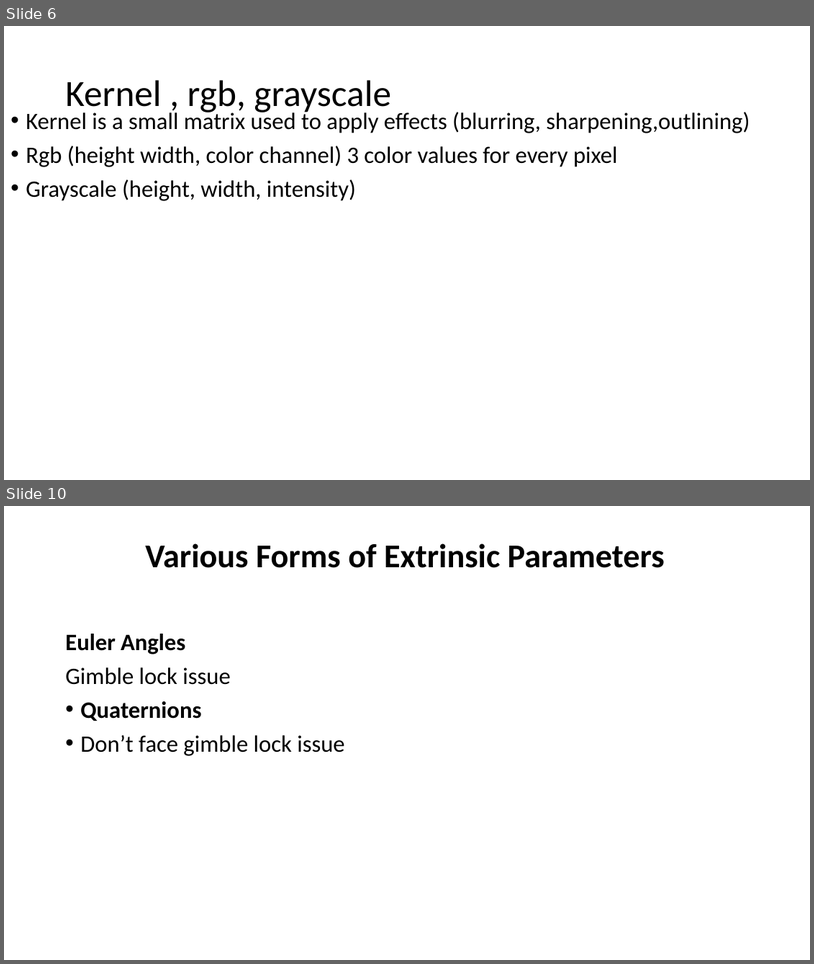
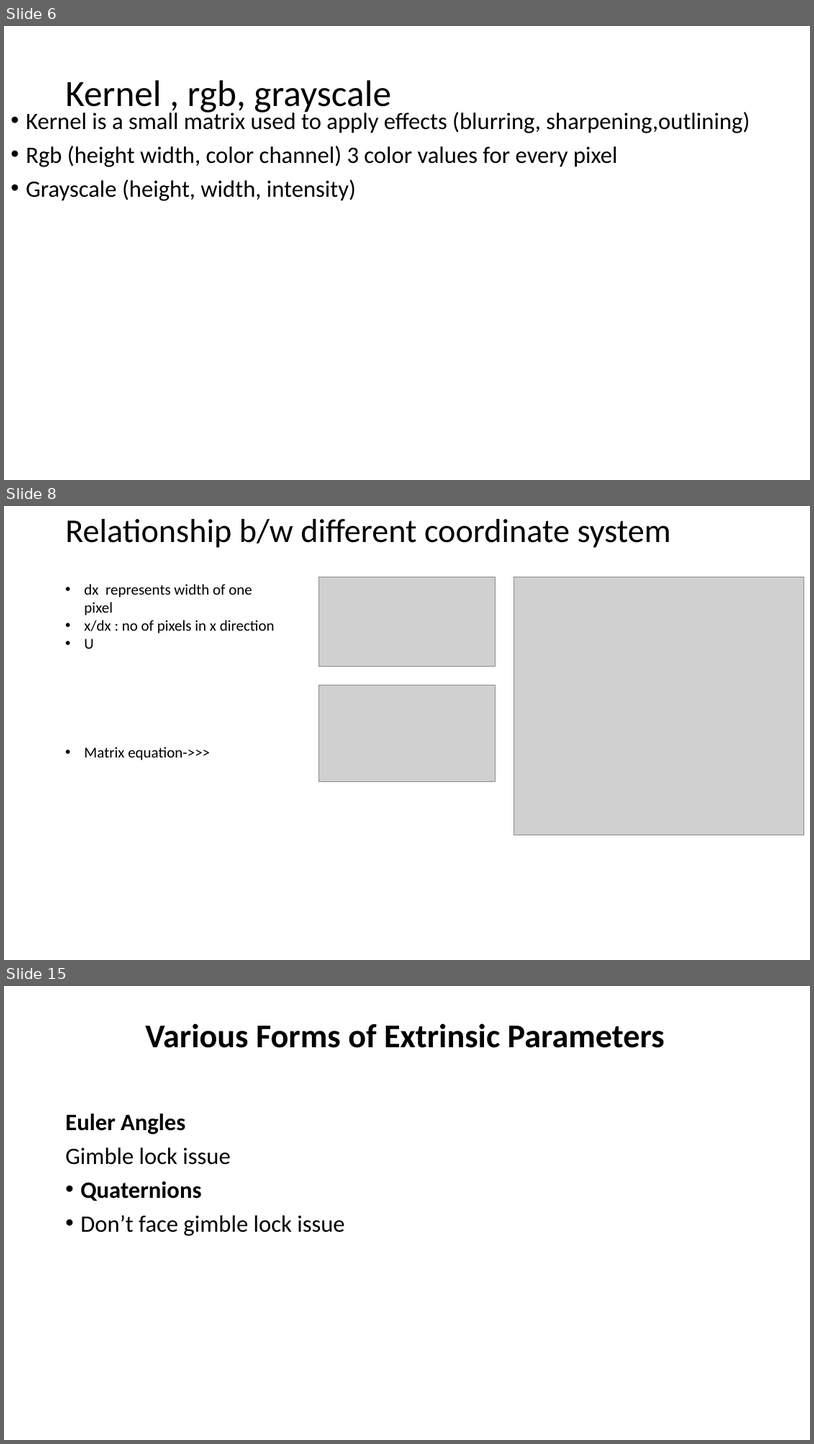
Before and after one commit to MimoHasPurpose/research-journey, a slide deck: computer-vision-research/progress-updates/28-08-2025.pptx. Shown one above the other, each under a label of ours: slides 6 and 10 before the commit, slides 6, 8 and 15 after it; the slides between them are not shown. The pictures are 814x964 and 814x1444 pixels, drawn with LibreOffice and Linux fonts; fonts in the diff are those of the drawing; grey boxes stand for pictures. Boxes give left, top, right and bottom in pixels: in the first picture for what was removed or moved away, otherwise in the second. Text is boxed around its words. In the diff, an @@ line names an element or a change of style, - is before the commit and + after.

```diff
--- a/computer-vision-research/progress-updates/28-08-2025.pptx
+++ b/computer-vision-research/progress-updates/28-08-2025.pptx
@@ slide 8 added at box(4, 506, 810, 960), background #FFFFFF @@
@@ title added at box(65, 519, 671, 548), 39.6 pt, text #000000 @@
+Relationship b/w different coordinate system
@@ text added at box(84, 584, 275, 760), 18 pt, text #000000 @@
+• dx represents width of one pixel
+• x/dx : no of pixels in x direction
+• U
+• Matrix equation->>>
@@ picture added at box(319, 577, 496, 667) @@
@@ picture added at box(514, 577, 805, 834) @@
@@ picture added at box(319, 685, 496, 780) @@
@@ what was slide 10 is now slide 15 @@
```
Also in this commit, not shown: 2 slides changed, 5 other slides added, 1 slide removed, 5 other files.
